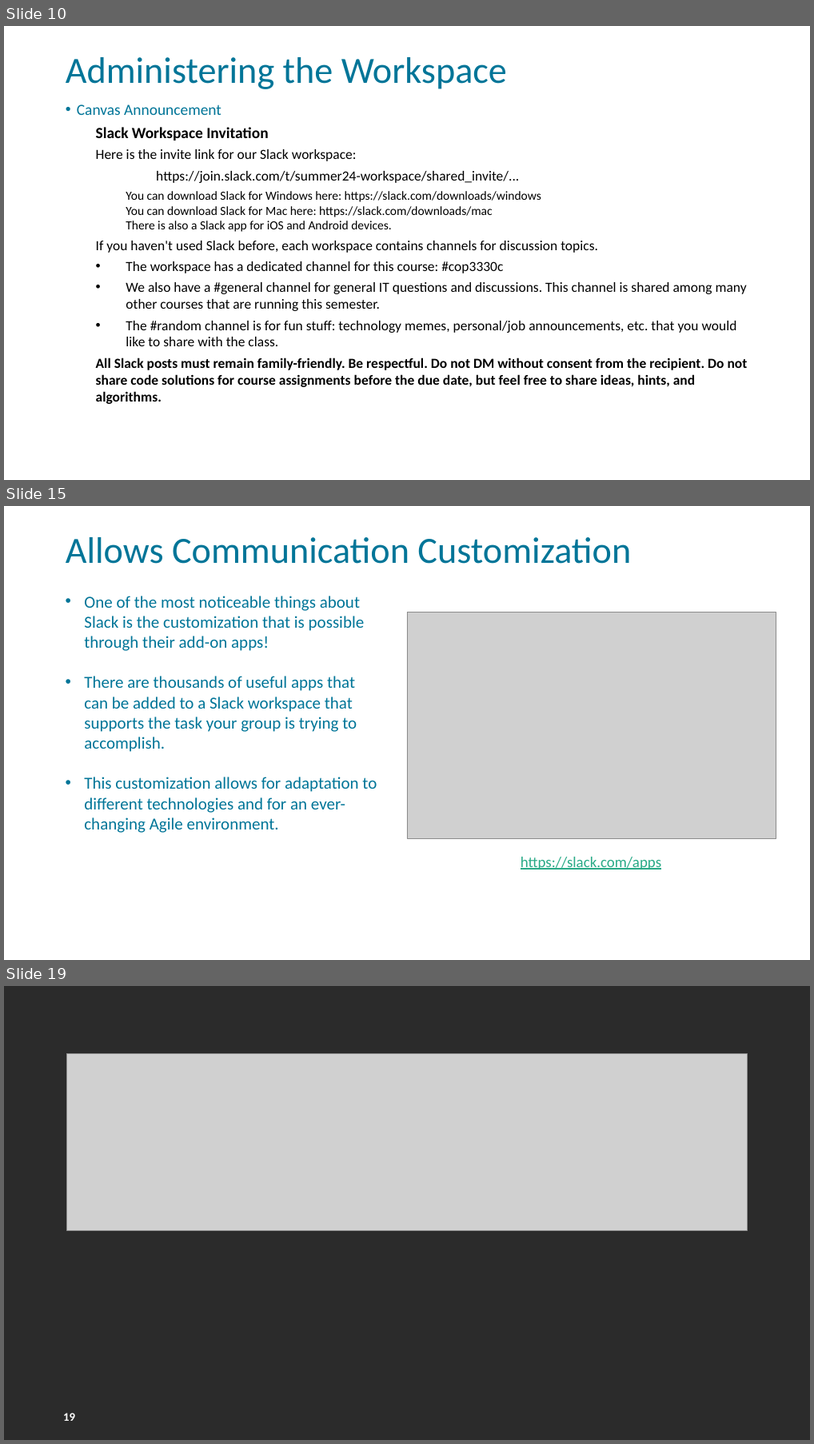
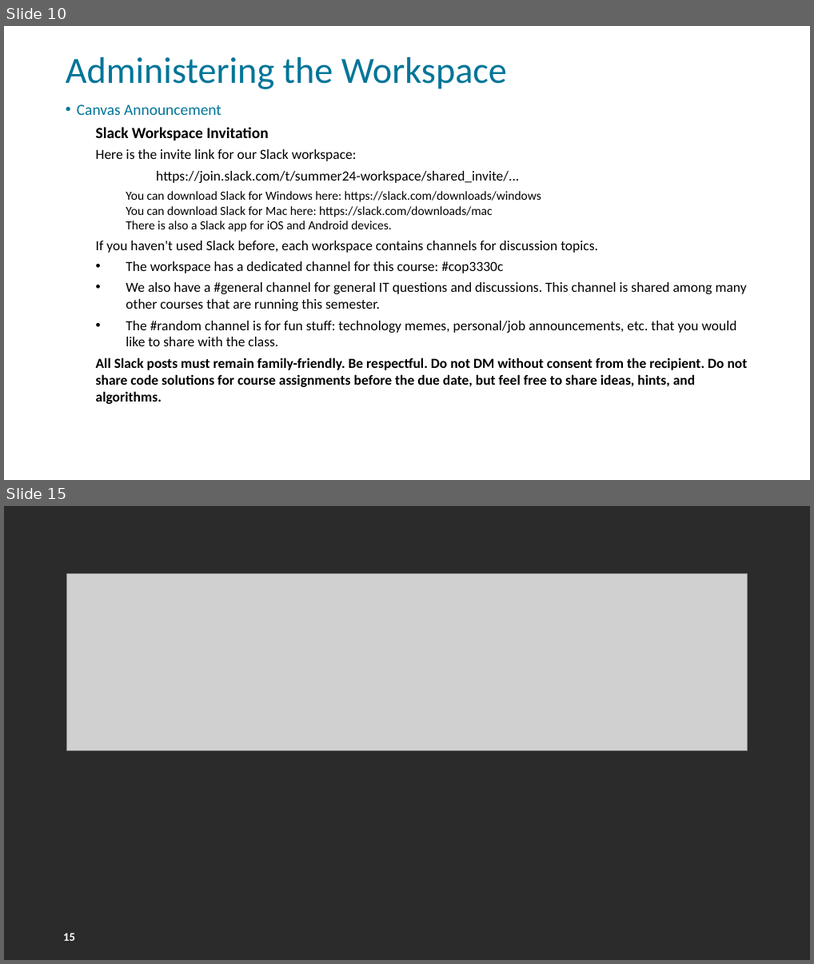
Before and after one commit to FSCJ-FacultyDev/HITEC2024, a slide deck: LeveragingSlackForStudentCollaboration.pptx. Shown one above the other, each under a label of ours: slides 10, 15 and 19 before the commit, slides 10 and 15 after it; the slides between them are not shown. The pictures are 814x1444 and 814x964 pixels, drawn with LibreOffice and Linux fonts; fonts in the diff are those of the drawing; grey boxes stand for pictures; background and template pictures are left out; a plain dark background stands for a picture behind light text. Boxes give left, top, right and bottom in pixels: in the first picture for what was removed or moved away, otherwise in the second. Text is boxed around its words. In the diff, an @@ line names an element or a change of style, - is before the commit and + after.

```diff
--- a/LeveragingSlackForStudentCollaboration.pptx
+++ b/LeveragingSlackForStudentCollaboration.pptx
@@ slide 15 removed at bbox=[4, 506, 810, 960], background picture (left out); not listed: 1 template element that a slide beside it also shows @@
@@ title removed at bbox=[66, 537, 631, 564] @@
-Allows Communication Customization
@@ text removed at bbox=[84, 596, 377, 832] @@
-• One of the most noticeable things about Slack is the customization that is possible through their add-on apps!
-• There are thousands of useful apps that can be added to a Slack workspace that supports the task your group is trying to accomplish.
-• This customization allows for adaptation to different technologies and for an ever-changing Agile environment.
@@ picture removed at bbox=[407, 612, 777, 838] @@
@@ text removed at bbox=[521, 856, 662, 869] @@
-https://slack.com/apps
@@ what was slide 19 is now slide 15 @@
@@ page number at bbox=[63, 932, 75, 940]: text changed @@
-19
+15
```
Also in this commit, not shown: 1 slide changed, 3 slides added, 6 other slides removed.
